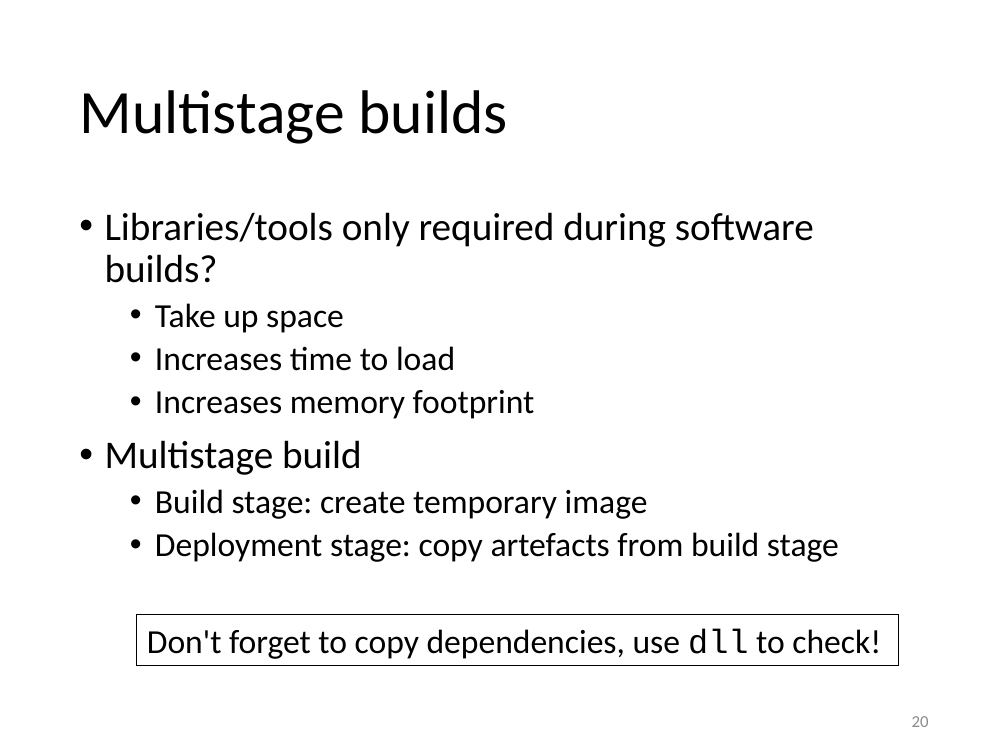
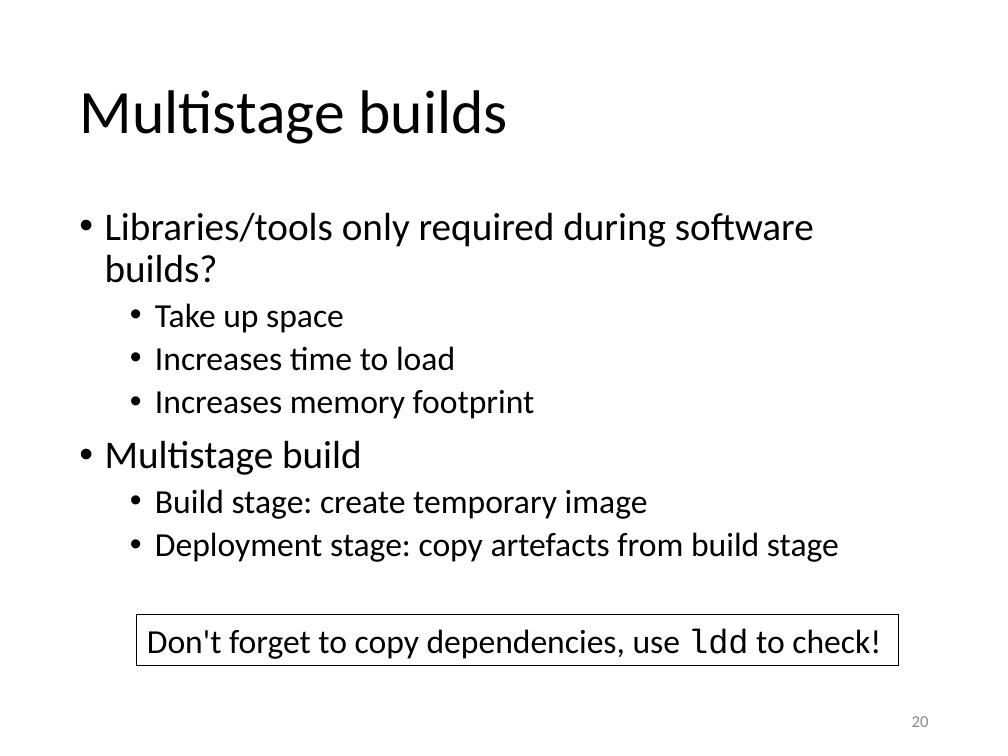
Before and after one commit to gjbex/Containers-for-HPC, a slide deck: slide 20 of containers_for_hpc.pptx. Drawn at 1008x756 pixels with LibreOffice and Linux fonts; fonts in the diff are those of the drawing. Boxes give left, top, right and bottom in pixels: in the first picture for what was removed or moved away, otherwise in the second. Text is boxed around its words. In the diff, an @@ line names an element or a change of style, - is before the commit and + after.

Commit message:
Add logos, fix typos

```diff
--- a/containers_for_hpc.pptx
+++ b/containers_for_hpc.pptx
@@ text in rectangle at (x1=147, y1=628, x2=881, y2=659): text changed @@
-Don't forget to copy dependencies, use dll to check!
+Don't forget to copy dependencies, use ldd to check!
```
Also in this commit, not shown: 3 other slides changed.
